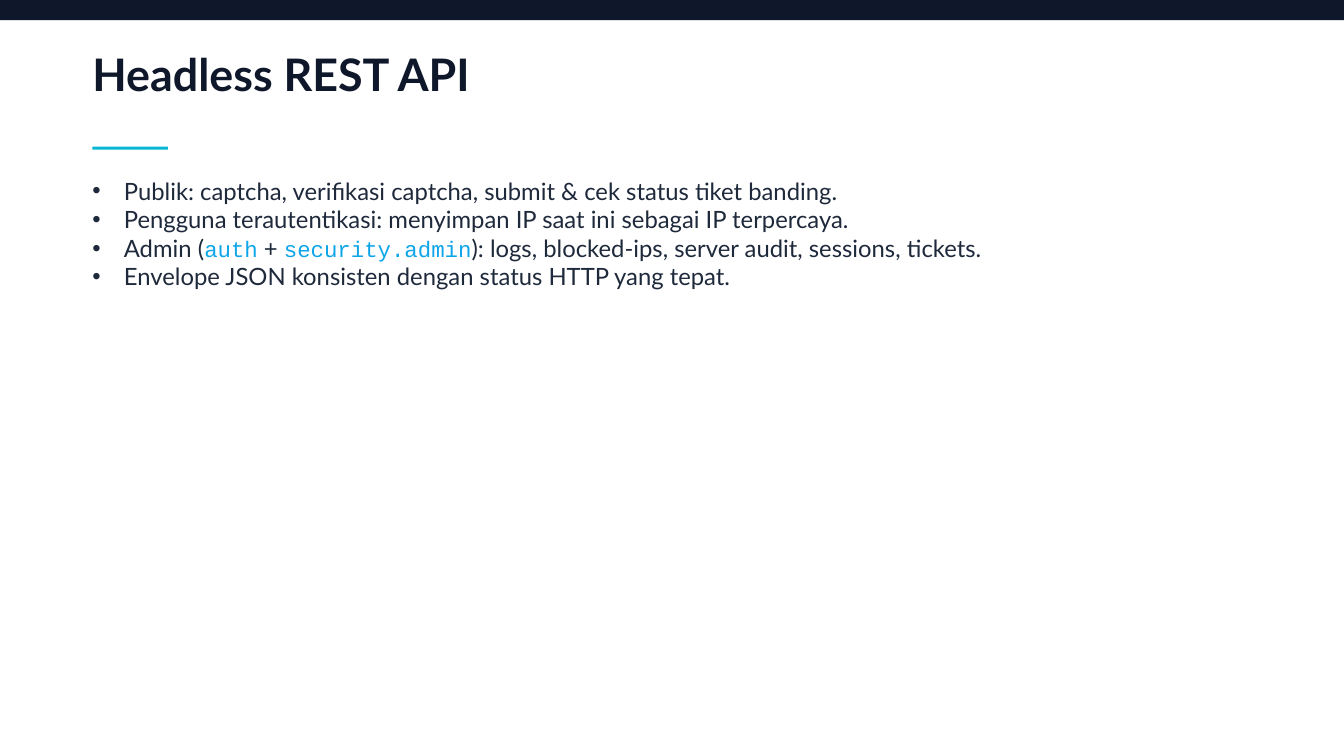
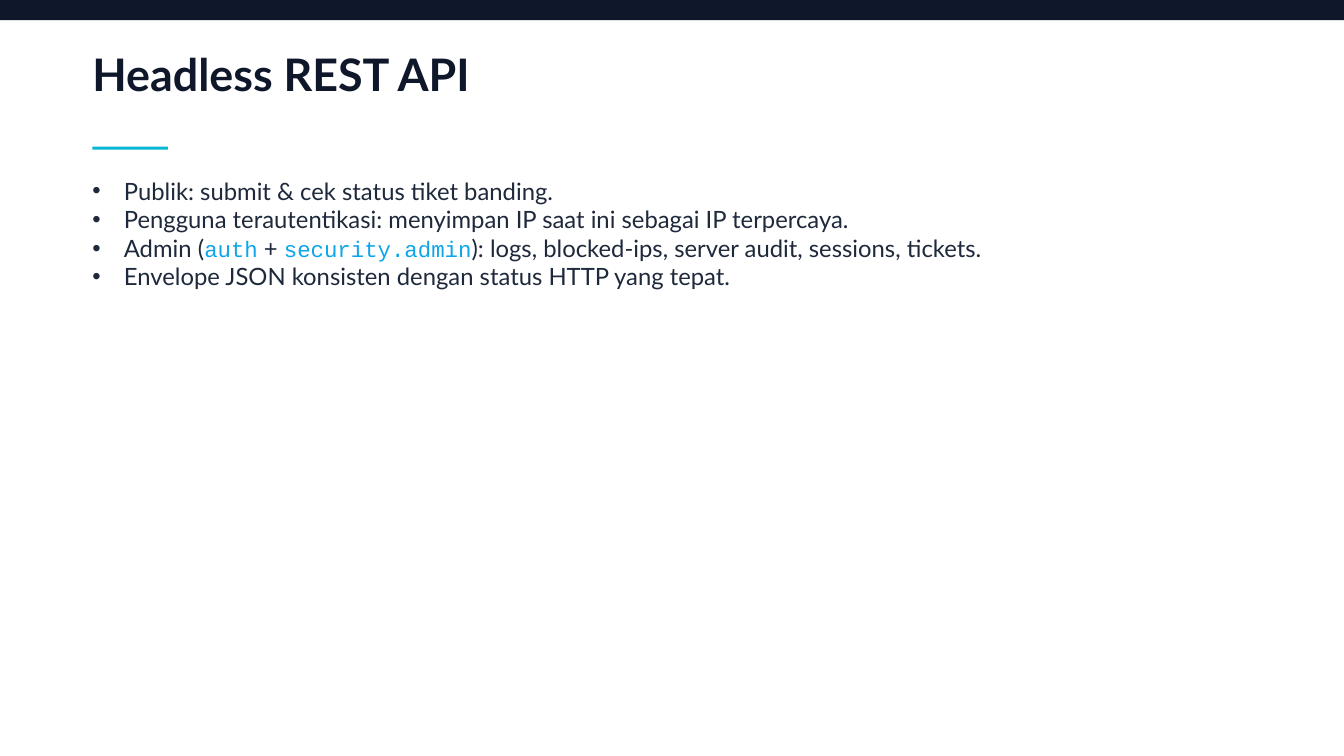
Before and after one commit to robyajo/laravel-security-monitor, a slide deck: slide 12 of paparan/Laravel-Security-Monitor-Bulwark.pptx (slide 13 before the commit). Drawn at 1344x756 pixels with LibreOffice and Linux fonts; fonts in the diff are those of the drawing. Boxes give left, top, right and bottom in pixels: in the first picture for what was removed or moved away, otherwise in the second. Text is boxed around its words. In the diff, an @@ line names an element or a change of style, - is before the commit and + after.

Commit message:
chore: remove the CAPTCHA subsystem

```diff
--- a/paparan/Laravel-Security-Monitor-Bulwark.pptx
+++ b/paparan/Laravel-Security-Monitor-Bulwark.pptx
@@ text at bbox=[124, 182, 553, 205]: text changed @@
-• Publik: captcha, verifikasi captcha, submit & cek status tiket banding.
+• Publik: submit & cek status tiket banding.
```
Also in this commit, not shown: 1 other slide changed, 1 slide removed, 31 other files.
